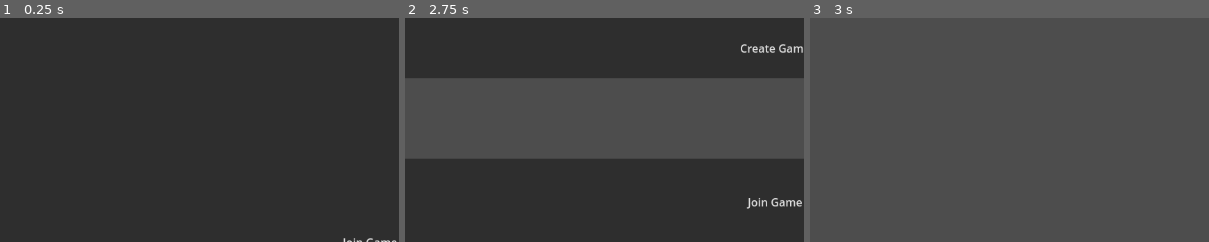
Above: before the commit, frames 1-3 (left to right).
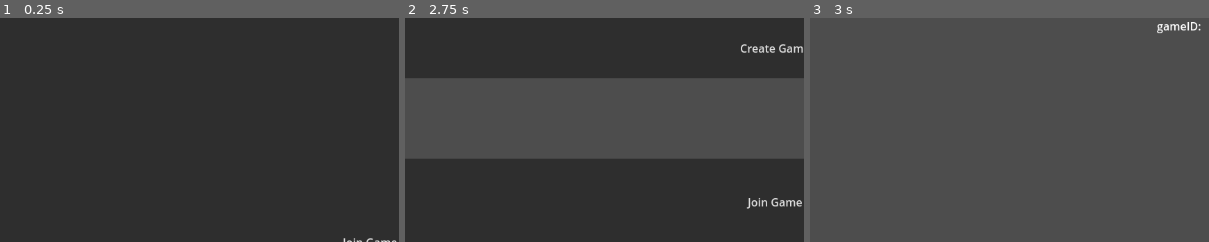
Above: after the commit, the same moments.

Repository: AhmadBarakat44/godot-signalR-chatrooms-demo
Game: Godot game, scene res://node_2d.tscn
The game is run twice, just before and just after one commit, with the same random seed, the same clock (stepped at 60 frames per second) and the same inputs.
Inputs (mouse positions are % of the whole screen's width and height, from its top left):
- Up to frame 1 (0.25 s): no input
- Up to frame 2 (2.75 s): click (50, 86) at 0.52 s; type "Alex" at 0.6 s; click "Join Game" at 1.25 s; click (50, 89) at 2.02 s; type "Alex" at 2.1 s
- Up to frame 3 (3 s): click "Create Game" at 2.75 s
The pictures show only the part of the screen within x 4-54%, y 0-50%; the shares and areas given below are measured in that part.

Frames 1-2 are identical in both runs. In frame 3, 0.3% of the frame differs, in the area x 86-98%, y 1-7%.

Commit message:
quick fix

Diff:
--- a/GameClient/HTTPcallerTest.gd
+++ b/GameClient/HTTPcallerTest.gd
@@ -13,6 +13,7 @@
 @onready var ChatEntry = %"chat entry"
 @onready var ChatHistory = %"chat History"
 @onready var SendButton = %"Send Message Button"
+@onready var gameIDLable = %"gameID"
 
 
 func _on_pressed() -> void:
@@ -75,6 +76,7 @@
 
 
 func _start_websockets():
+	gameIDLable.text = "gameID: " + currentGameID
 	websocket = WebSocketPeer.new()
 	var res = websocket.connect_to_url("ws://localhost:5054/gamechathub")
 	if res != OK:
--- a/GameClient/node_2d.tscn
+++ b/GameClient/node_2d.tscn
@@ -109,6 +109,7 @@
 layout_mode = 1
 anchors_preset = 10
 anchor_right = 1.0
+offset_top = 55.0
 offset_bottom = 597.0
 grow_horizontal = 2
 focus_mode = 2
@@ -129,6 +130,18 @@
 grow_vertical = 0
 text = "Send Message"
 
+[node name="gameID" type="Label" parent="UI/INgameWindow"]
+unique_name_in_owner = true
+layout_mode = 1
+anchors_preset = 5
+anchor_left = 0.5
+anchor_right = 0.5
+offset_left = -574.5
+offset_right = 574.5
+offset_bottom = 33.0
+grow_horizontal = 2
+horizontal_alignment = 1
+
 [connection signal="pressed" from="UI/LoginWindow/Button" to="UI/LoginWindow/Button" method="_on_pressed"]
 [connection signal="pressed" from="UI/GamesWindow/Create Game Button" to="UI/LoginWindow/Button" method="_on_create_game_button_pressed"]
 [connection signal="pressed" from="UI/GamesWindow/Join Game Button" to="UI/LoginWindow/Button" method="_on_join_game_button_pressed"]
